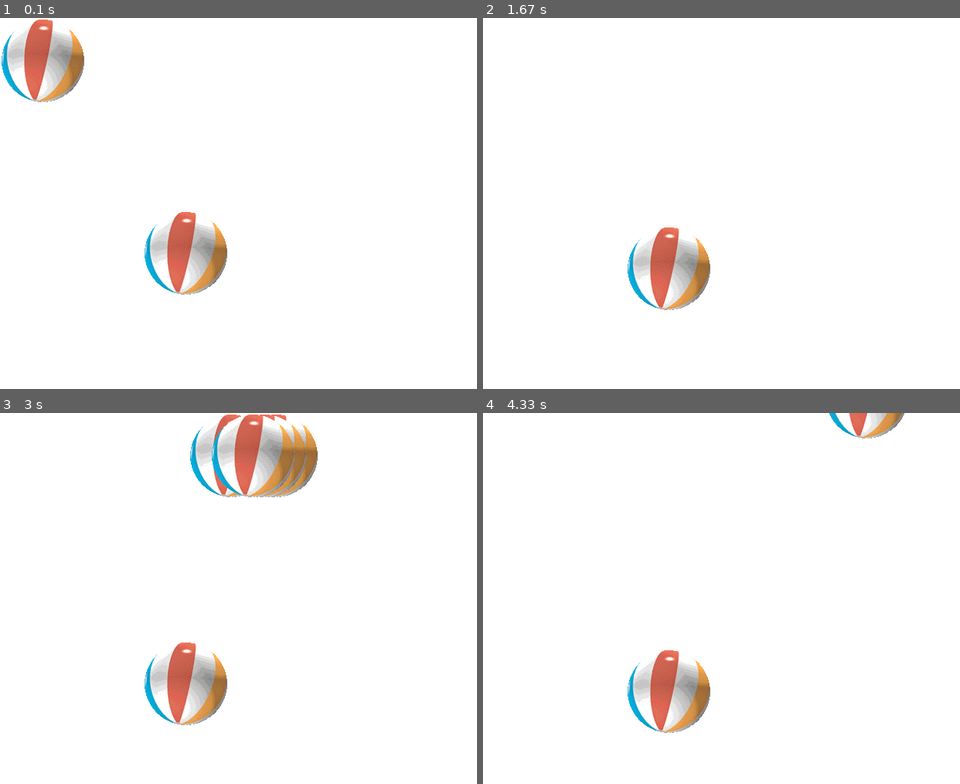
Above: before the commit, frames 1-4 (two rows, left to right).
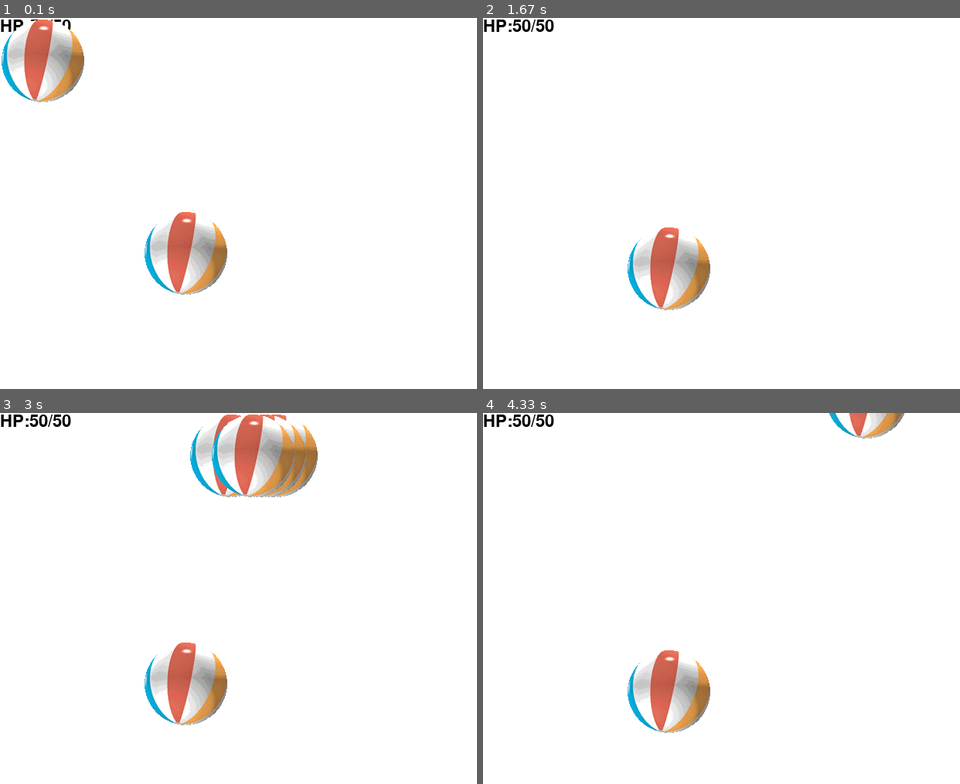
Above: after the commit, the same moments.

Repository: FLT4613/pygame-test
Game: pygame game, started from main.py
Same seed, same stepped clock (60 frames per second), same inputs: the game is played once before the commit and once after it.
Inputs:
- Up to frame 1 (0.1 s): no input
- Up to frame 2 (1.67 s): hold D 0.33-0.8 s; hold W 0.83-1.13 s; tap Z at 0.9, 1.23, 1.53 s; hold D 1.17-1.63 s
- Up to frame 3 (3 s): hold S 2.23-2.53 s; tap Z at 2.3, 2.63, 2.93 s; hold A 2.57-2.97 s
- Up to frame 4 (4.33 s): hold W 3-3.37 s; tap Z at 3.07, 3.47, 3.77, 4.13 s; hold D 3.4-4.03 s; hold S from 4.07 s (still down)

The runs differ from the first frame. In frame 1, 0.1% of the frame differs, in the area x 0-15%, y 0-4%; in frame 2, 0.3%; in frame 3, 0.3%; in frame 4, 0.3%.

Commit message:
ハリボテのHP表示

Diff:
--- a/main.py
+++ b/main.py
@@ -102,8 +102,12 @@
 enemy = Enemy()
 enemy.rect.center = (240, 300)
 
+hp_string = pygame.font.SysFont(None, 32).render("HP:50/50", True, (0, 0, 0))
+
 while 1:
     screen.fill((255, 255, 255))
+    screen.blit(hp_string, (0, 0))
+
     pressed_keys = pygame.key.get_pressed()
 
     if pressed_keys[pygame.K_a]:
